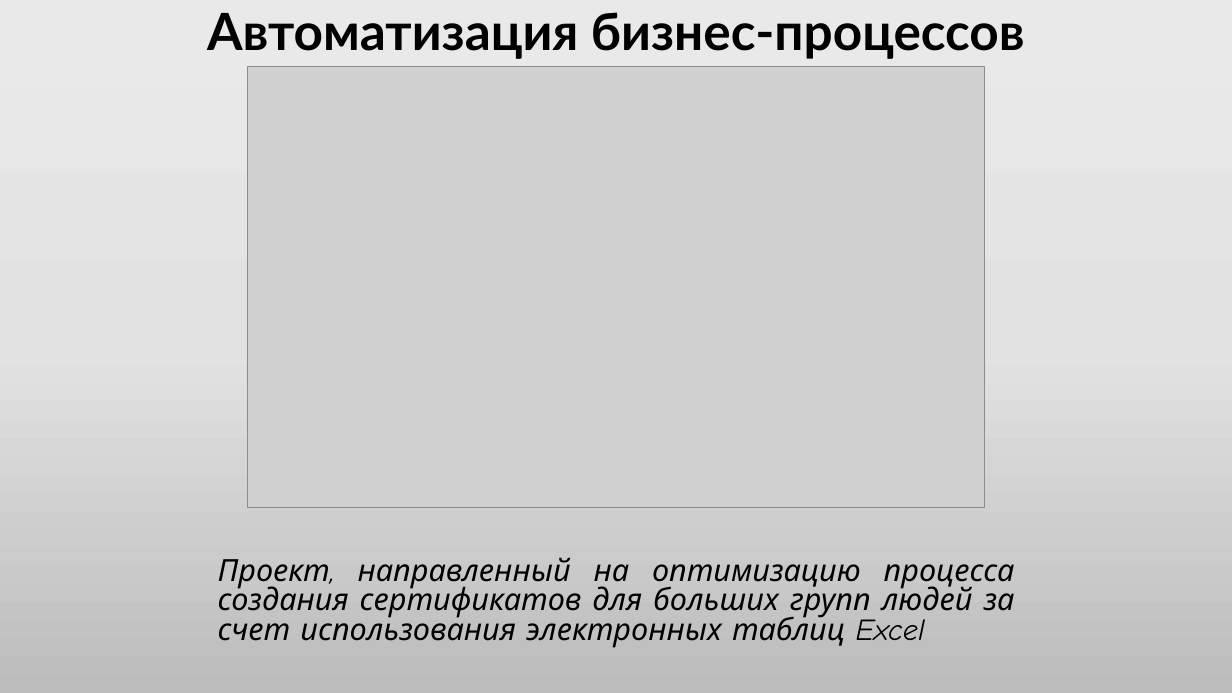
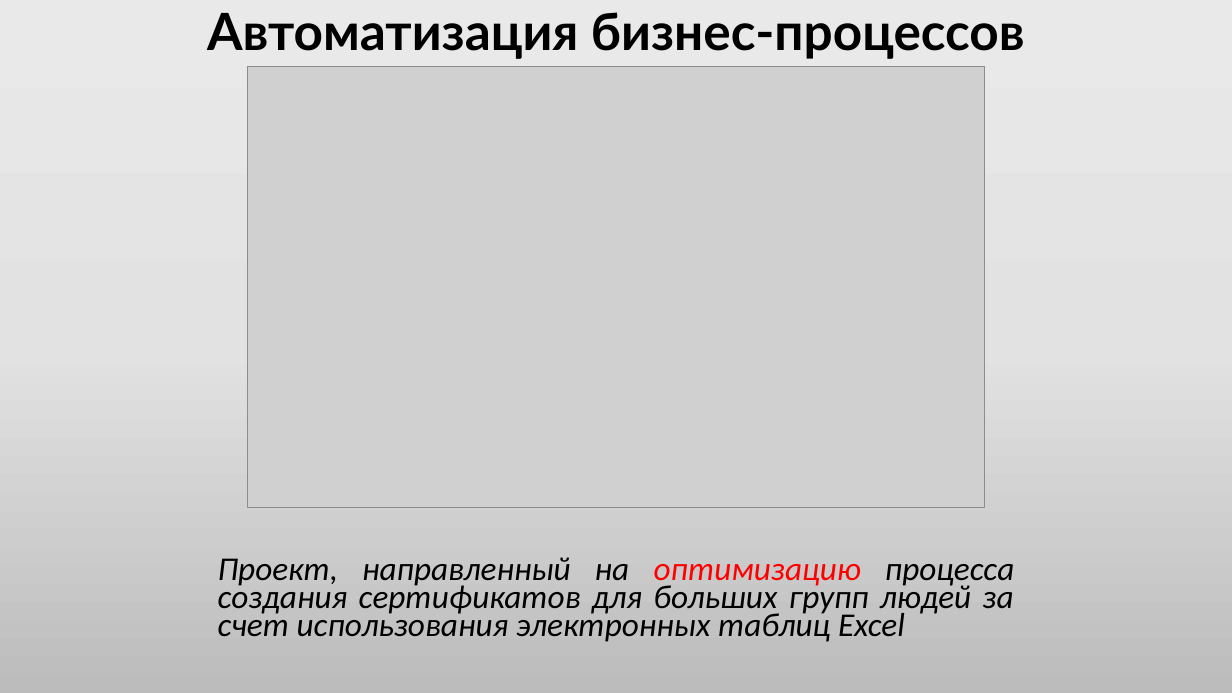
Before and after one commit to CyberBro9/aobp, a slide deck: slide 1 of ikar.pptx. Drawn at 1232x693 pixels with LibreOffice and Linux fonts; fonts in the diff are those of the drawing; grey boxes stand for pictures. Boxes give left, top, right and bottom in pixels: in the first picture for what was removed or moved away, otherwise in the second. Text is boxed around its words. In the diff, an @@ line names an element or a change of style, - is before the commit and + after.

```diff
--- a/ikar.pptx
+++ b/ikar.pptx
@@ subtitle "Проект, направленный на оптимизацию процесса ..." at [218, 557, 1014, 642]: size 23.8 to 25.9 pt, font Comic Neue to Calibri; text colour #000000 to #FF0000 in "оптимизацию"; line spacing 0.8 to 0.7 @@
```
Also in this commit, not shown: 3 slides added.
